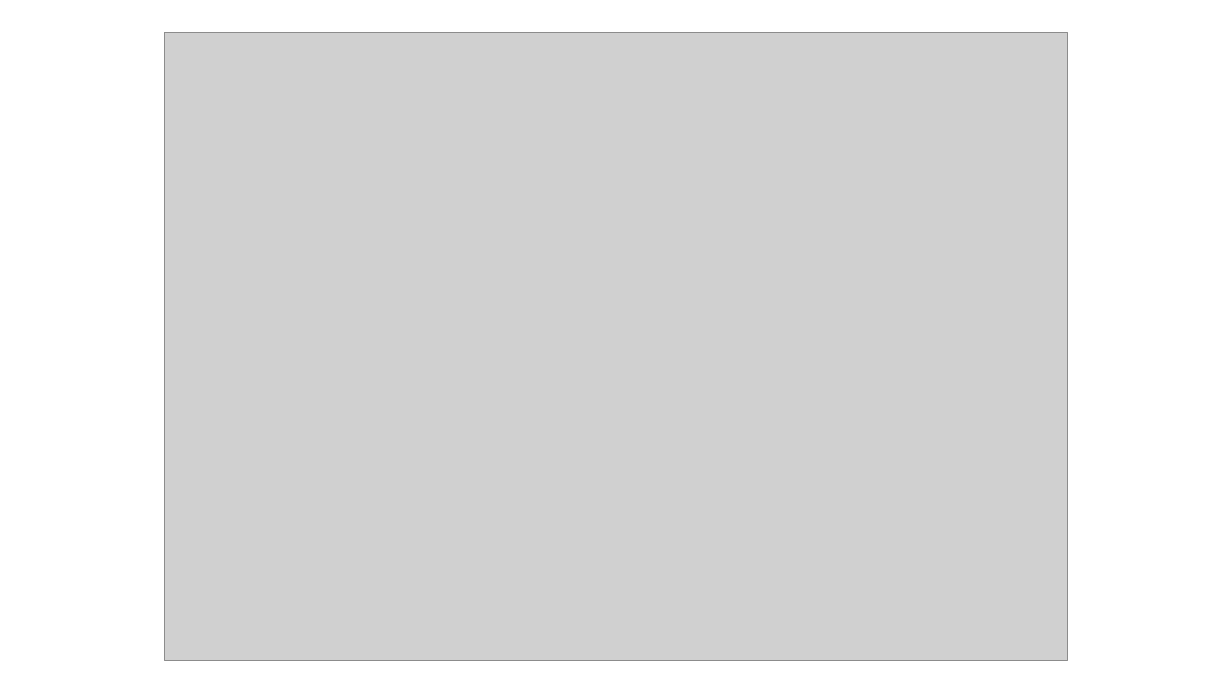
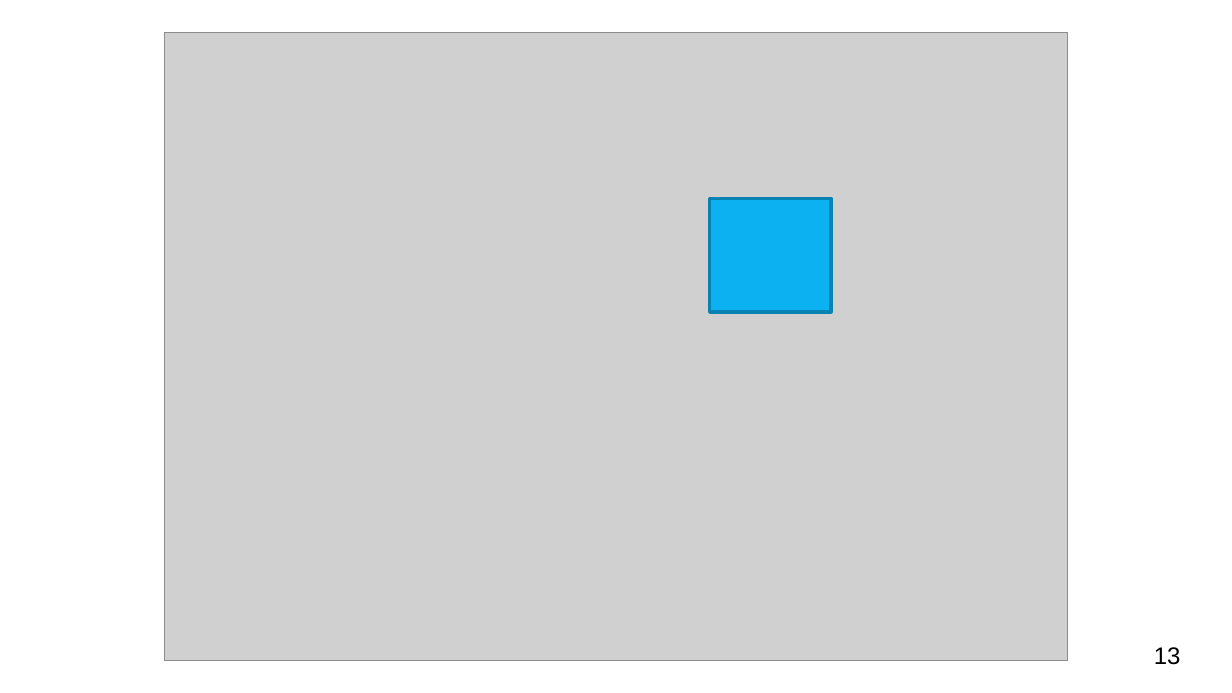
Before and after one commit to MightyGoldenOctopus/QCOMP, a slide deck: slide 13 of Slides/pptx/kickoff - TP.pptx (slide 11 before the commit). Drawn at 1232x693 pixels with LibreOffice and Linux fonts; fonts in the diff are those of the drawing; grey boxes stand for pictures. Boxes give left, top, right and bottom in pixels: in the first picture for what was removed or moved away, otherwise in the second. Text is boxed around its words. In the diff, an @@ line names an element or a change of style, - is before the commit and + after.

```diff
--- a/Slides/pptx/kickoff - TP.pptx
+++ b/Slides/pptx/kickoff - TP.pptx
@@ rectangle added at (710, 198, 832, 312), fill #0CB1F2, outline #0983B3 2 pt @@
@@ page number added at (1154, 647, 1181, 665), 14 pt, text #000000 @@
+13
```
Also in this commit, not shown: 11 other slides changed, 25 slides added, 24 slides removed.
